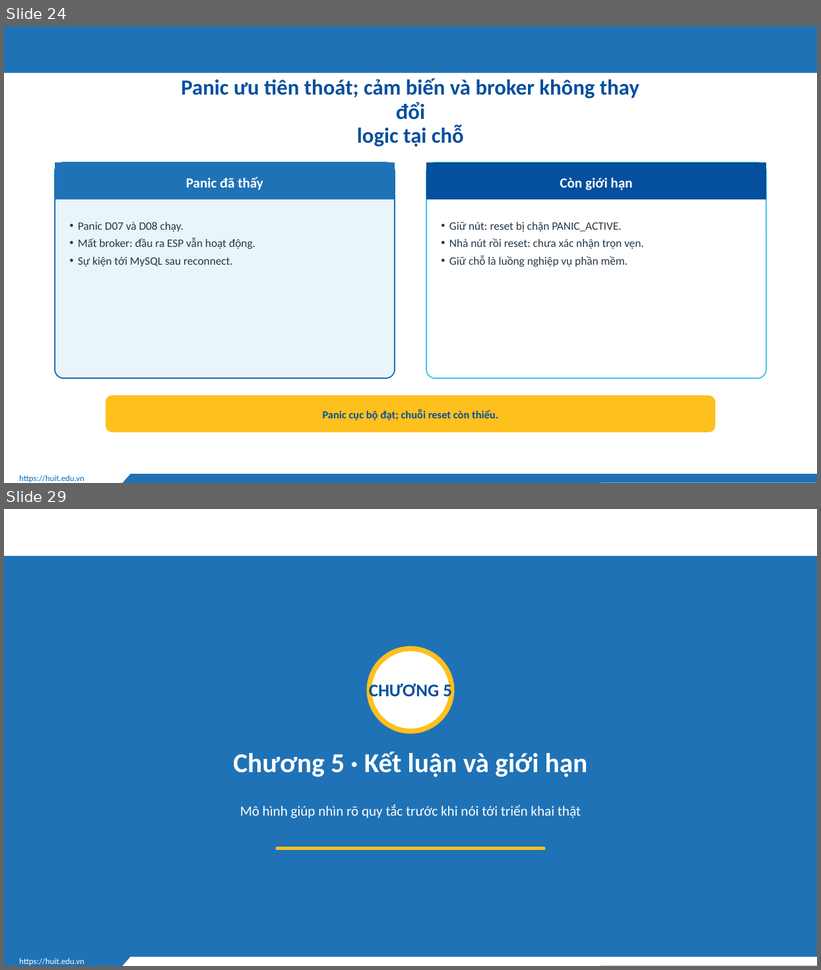
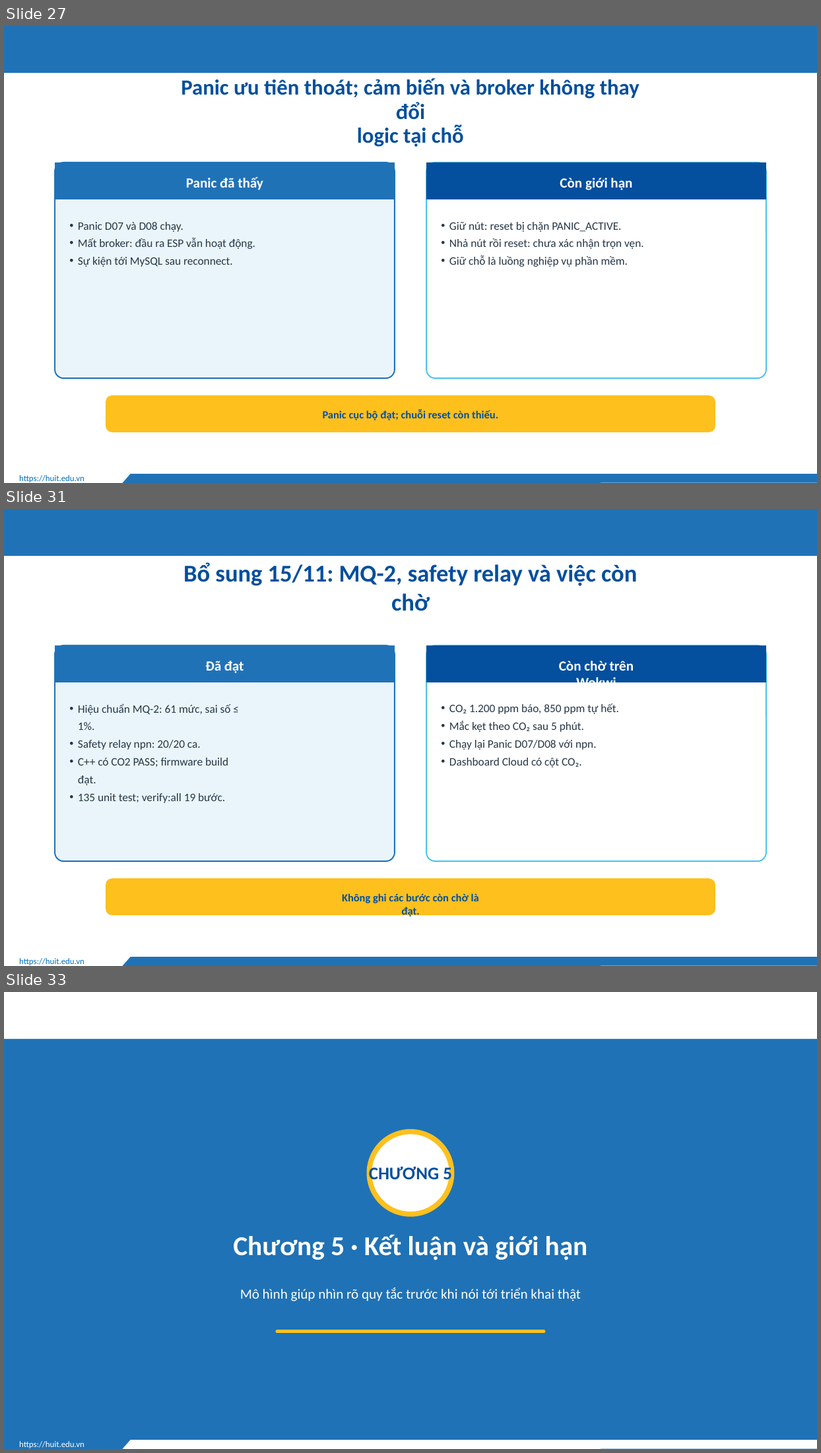
Before and after one commit to Huuloc123456/khoguard-iot, a slide deck: docs/slides/KhoGuard-thuyet-trinh.pptx. Shown one above the other, each under a label of ours: slides 24 and 29 before the commit, slides 27, 31 and 33 after it; the slides between them are not shown. The pictures are 821x970 and 821x1453 pixels, drawn with LibreOffice and Linux fonts; fonts in the diff are those of the drawing; background and template pictures are left out. Boxes give left, top, right and bottom in pixels: in the first picture for what was removed or moved away, otherwise in the second. Text is boxed around its words. In the diff, an @@ line names an element or a change of style, - is before the commit and + after.

```diff
--- a/docs/slides/KhoGuard-thuyet-trinh.pptx
+++ b/docs/slides/KhoGuard-thuyet-trinh.pptx
@@ slide 31 added at (x1=4, y1=509, x2=817, y2=966), background #FFFFFF; not listed: 3 template elements that a slide beside it also shows @@
@@ group added at (x1=55, y1=562, x2=766, y2=918): 6 texts, 3 rounded rectangles, 2 rectangles @@
+Bổ sung 15/11: MQ-2, safety relay và việc còn chờ
+Đã đạt
+• Hiệu chuẩn MQ-2: 61 mức, sai số ≤ 1%.
+• Safety relay npn: 20/20 ca.
+• C++ có CO2 PASS; firmware build đạt.
+• 135 unit test; verify:all 19 bước.
+Còn chờ trên Wokwi
+• CO₂ 1.200 ppm báo, 850 ppm tự hết.
+• Mắc kẹt theo CO₂ sau 5 phút.
+• Chạy lại Panic D07/D08 với npn.
+• Dashboard Cloud có cột CO₂.
+Không ghi các bước còn chờ là đạt.
@@ what was slide 24 is now slide 27 @@
@@ what was slide 29 is now slide 33 @@
```
Also in this commit, not shown: 18 slides changed, 3 other slides added, 7 other files.
